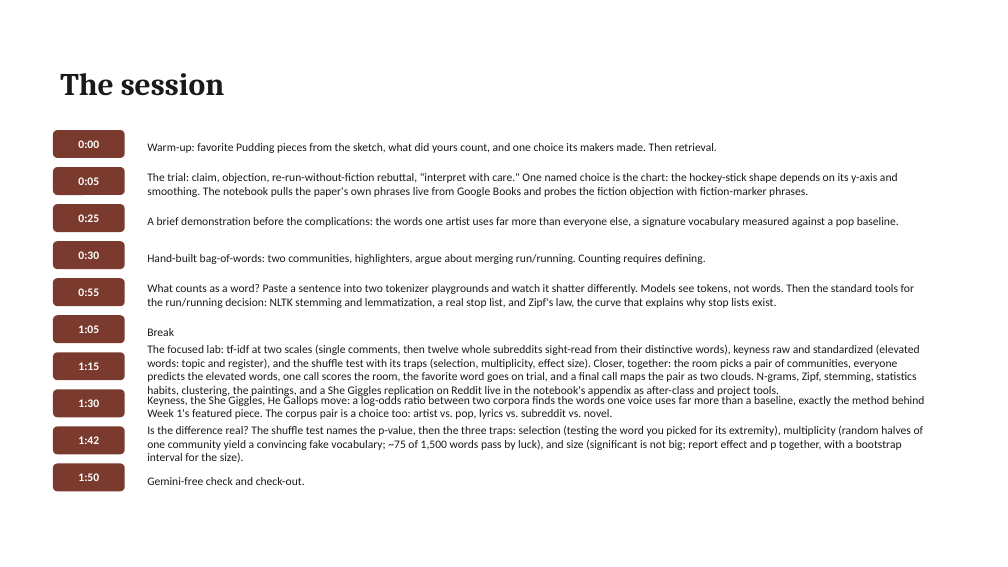
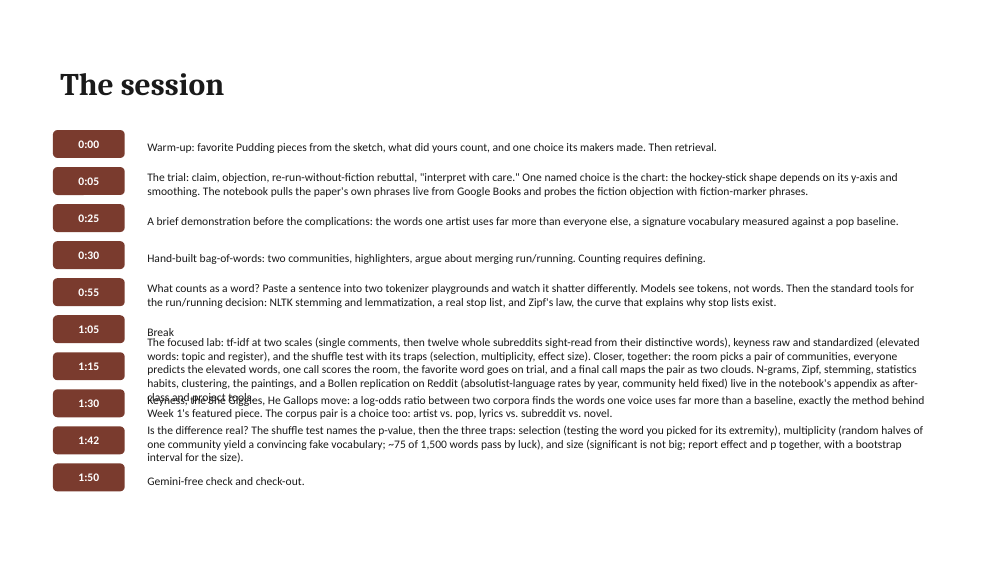
Before and after one commit to lucianli123/culture-as-data-2026, a slide deck: slide 15 of slides/pptx/week-02.pptx. Drawn at 1008x567 pixels with LibreOffice and Linux fonts; fonts in the diff are those of the drawing. Boxes give left, top, right and bottom in pixels: in the first picture for what was removed or moved away, otherwise in the second. Text is boxed around its words. In the diff, an @@ line names an element or a change of style, - is before the commit and + after.

Commit message:
Bollen replication on Reddit: absolutist-language rate by year in a fixed community, bootstrap CIs; replaces She Giggles replication

```diff
--- a/slides/pptx/week-02.pptx
+++ b/slides/pptx/week-02.pptx
@@ text at (147,337,920,405): text changed @@
-The focused lab: tf-idf at two scales (single comments, then twelve whole subreddits sight-read from their distinctive words), keyness raw and standardized (elevated words: topic and register), and the shuffle test with its traps (selection, multiplicity, effect size). Closer, together: the room picks a pair of communities, everyone predicts the elevated words, one call scores the room, the favorite word goes on trial, and a final call maps the pair as two clouds. N-grams, Zipf, stemming, statistics habits, clustering, the paintings, and a She Giggles replication on Reddit live in the notebook's appendix as after-class and project tools.
+The focused lab: tf-idf at two scales (single comments, then twelve whole subreddits sight-read from their distinctive words), keyness raw and standardized (elevated words: topic and register), and the shuffle test with its traps (selection, multiplicity, effect size). Closer, together: the room picks a pair of communities, everyone predicts the elevated words, one call scores the room, the favorite word goes on trial, and a final call maps the pair as two clouds. N-grams, Zipf, stemming, statistics habits, clustering, the paintings, and a Bollen replication on Reddit (absolutist-language rates by year, community held fixed) live in the notebook's appendix as after-class and project tools.
```
Also in this commit, not shown: 14 other files.
